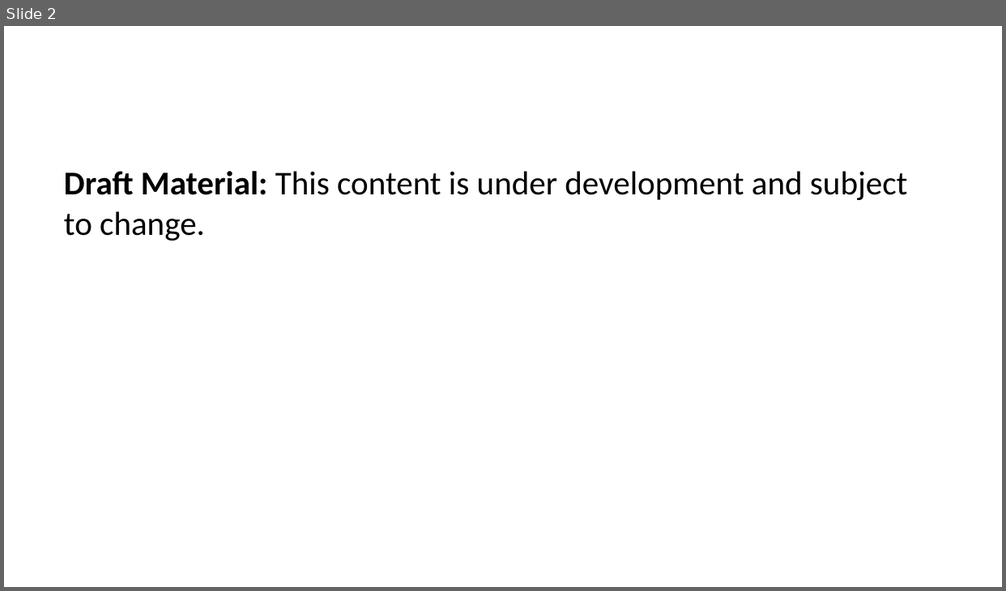
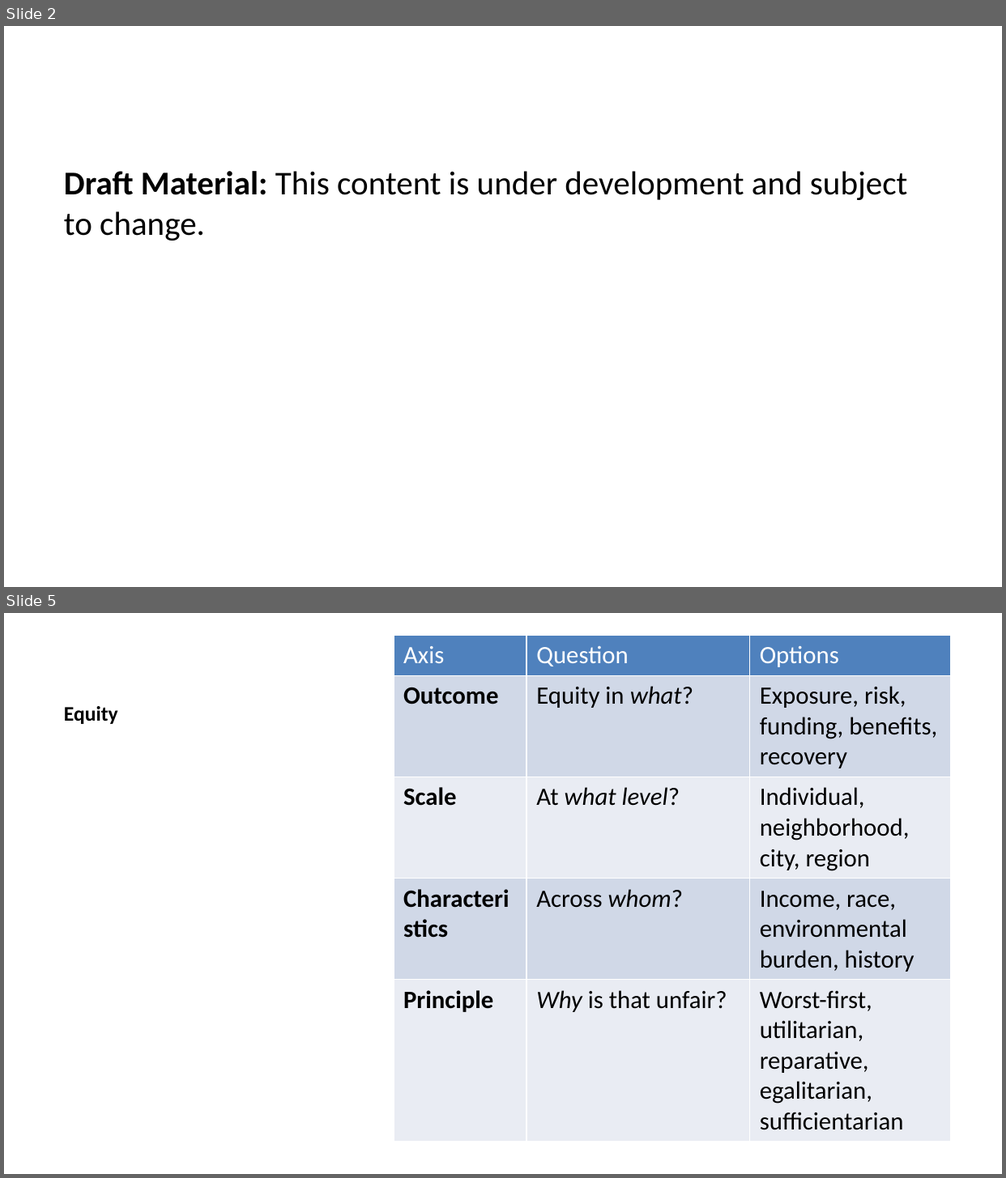
Before and after one commit to CEVE-421-521/ceve-421-521.github.io, a slide deck: lectures/week-09/index.pptx. Shown one above the other, each under a label of ours: slide 2 before the commit, slides 2 and 5 after it; the slides between them are not shown. The pictures are 1006x591 and 1006x1178 pixels, drawn with LibreOffice and Linux fonts; fonts in the diff are those of the drawing. Boxes give left, top, right and bottom in pixels: in the first picture for what was removed or moved away, otherwise in the second. Text is boxed around its words. In the diff, an @@ line names an element or a change of style, - is before the commit and + after.

```diff
--- a/lectures/week-09/index.pptx
+++ b/lectures/week-09/index.pptx
@@ slide 5 added at <box>4,613,1002,1174</box>, background #FFFFFF @@
@@ table added at <box>393,635,950,1134</box>, 5 rows, 3 columns @@
+Axis | Question | Options
+Outcome | Equity in what? | Exposure, risk, funding, benefits, recovery
+Scale | At what level? | Individual, neighborhood, city, region
+Characteristics | Across whom? | Income, race, environmental burden, history
+Principle | Why is that unfair? | Worst-first, utilitarian, reparative, egalitarian, sufficientarian
@@ title added at <box>64,706,118,724</box>, 15 pt, text #000000, bold @@
+Equity
```
Also in this commit, not shown: 1 slide changed, 6 other slides added, 2 slides removed, 59 other files.
